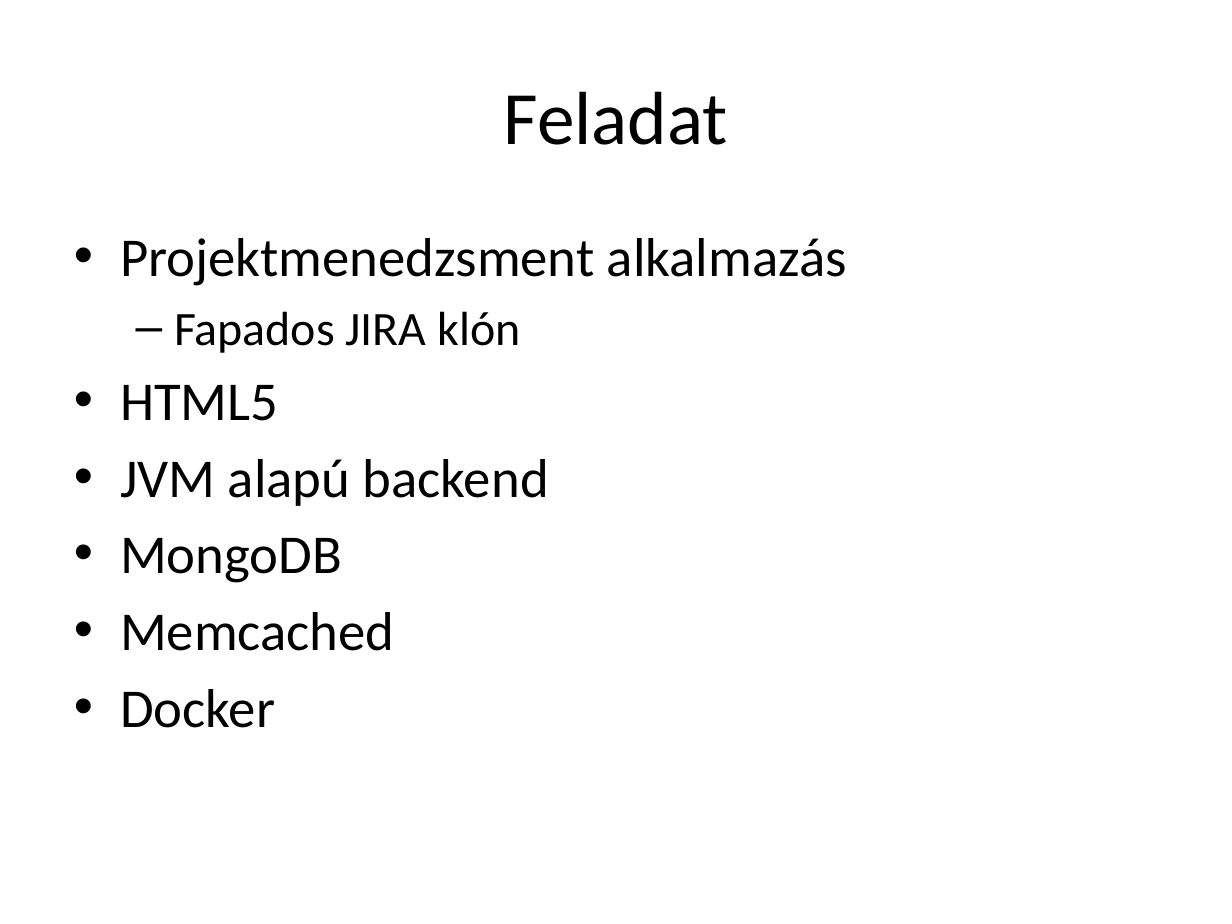
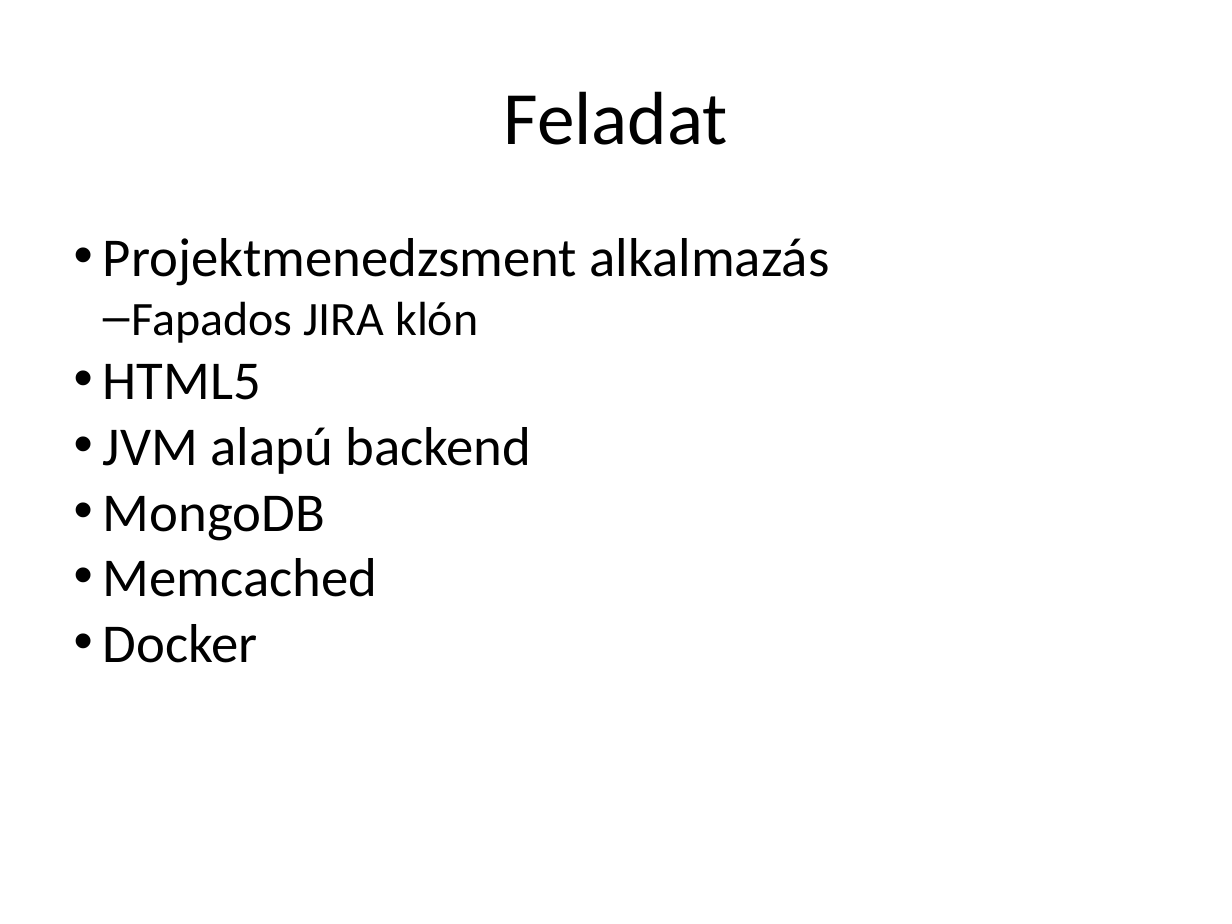
Before and after one commit to borlayda/Stump, a slide deck: slide 2 of Szarch-prezi.pptx. Drawn at 1232x924 pixels with LibreOffice and Linux fonts; fonts in the diff are those of the drawing. Boxes give left, top, right and bottom in pixels: in the first picture for what was removed or moved away, otherwise in the second. Text is boxed around its words. In the diff, an @@ line names an element or a change of style, - is before the commit and + after.

```diff
--- a/Szarch-prezi.pptx
+++ b/Szarch-prezi.pptx
@@ text "Projektmenedzsment alkalmazás" at (x1=103, y1=238, x2=830, y2=663): indent changed; less space between paragraphs @@
```
Also in this commit, not shown: 5 other slides changed, 5 slides added, 5 slides removed.
